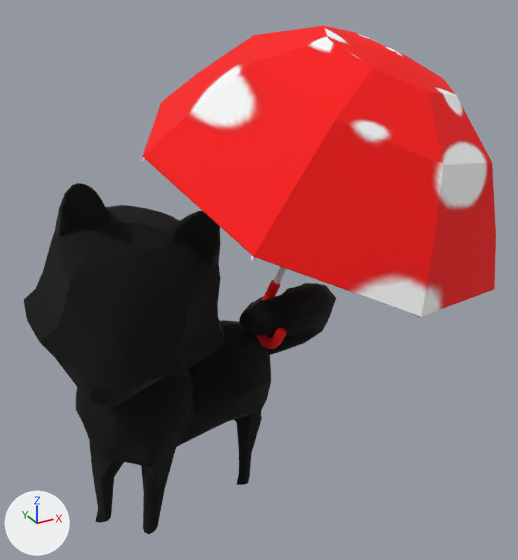
The OBJ model ChiBaApp/app/src/main/assets/models/umbrella/umbrella_Frame14.obj, before and after one commit.
One viewpoint serves both versions: a 50 mm camera at (-5.21, -12.59, 11.36) aimed at (1.24, -0.87, 5.5). The axes (+X, +Y, +Z) are drawn at lower left. The lights are the same throughout. Where no turn or scale is listed for an object, it has been applied to the vertices.

Names of what the first picture shows: 'umbrella_Frame14'.
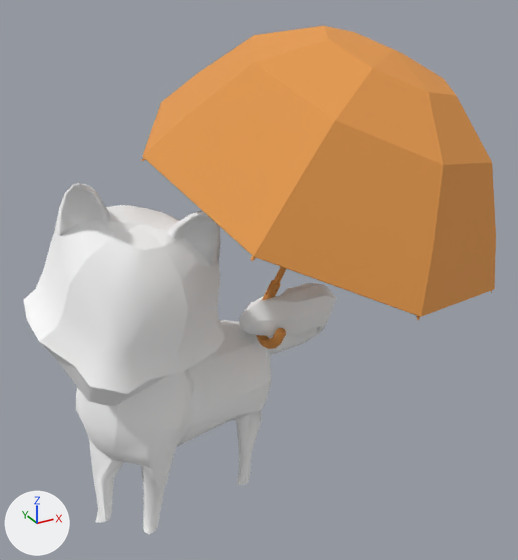
Changed parts and their boxes [x1, y1, x2, y2] in the pictures (518 x 560 px):
'umbrella_Frame14', recoloured, surface changed: [24, 26, 496, 534] in both

What changed in the scene script:
```text
Add img_chiba_jpg:
    img_chiba_jpg = load_image('chiba.jpg', 'chiba.jpg', 2048, 2048, 'sRGB')
Change mat_newrigging_lambert2sg:
    mat_newrigging_lambert2sg.base_color: (0.0, 0.0, 0.0) -> (1.0, 1.0, 1.0)  # black #000000 -> white #ffffff
Change mat_regenschirm_phong3sg:
    mat_regenschirm_phong3sg.texture: img_chibaalltextures_jpg -> img_chiba_jpg
```
